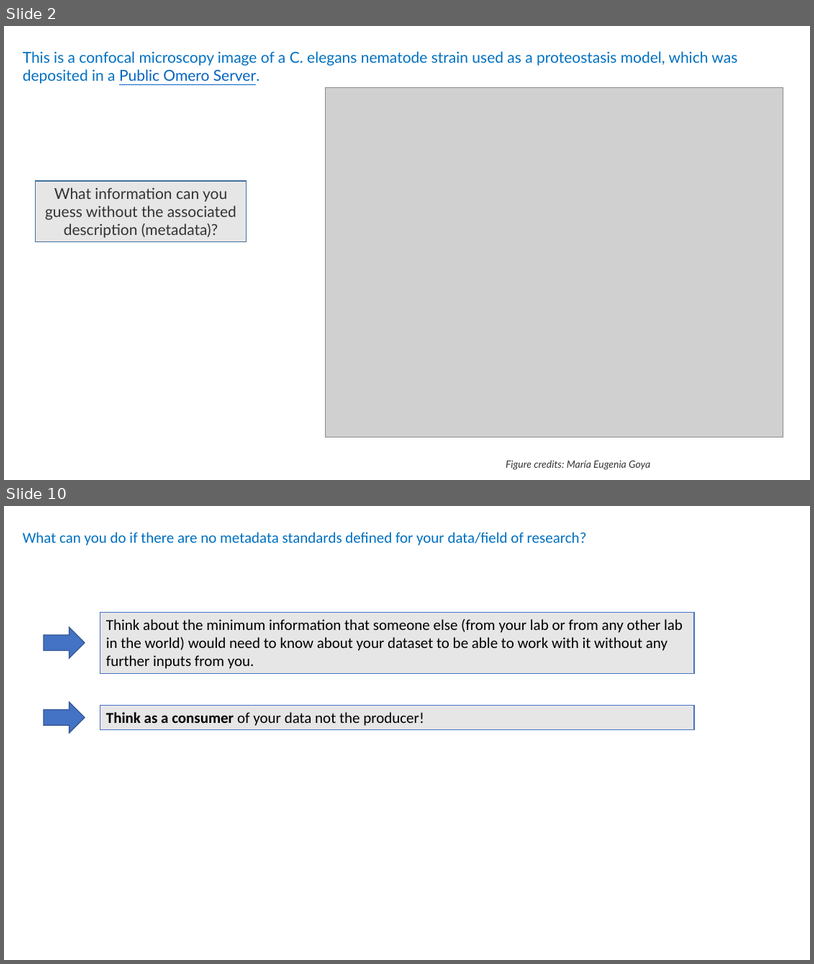
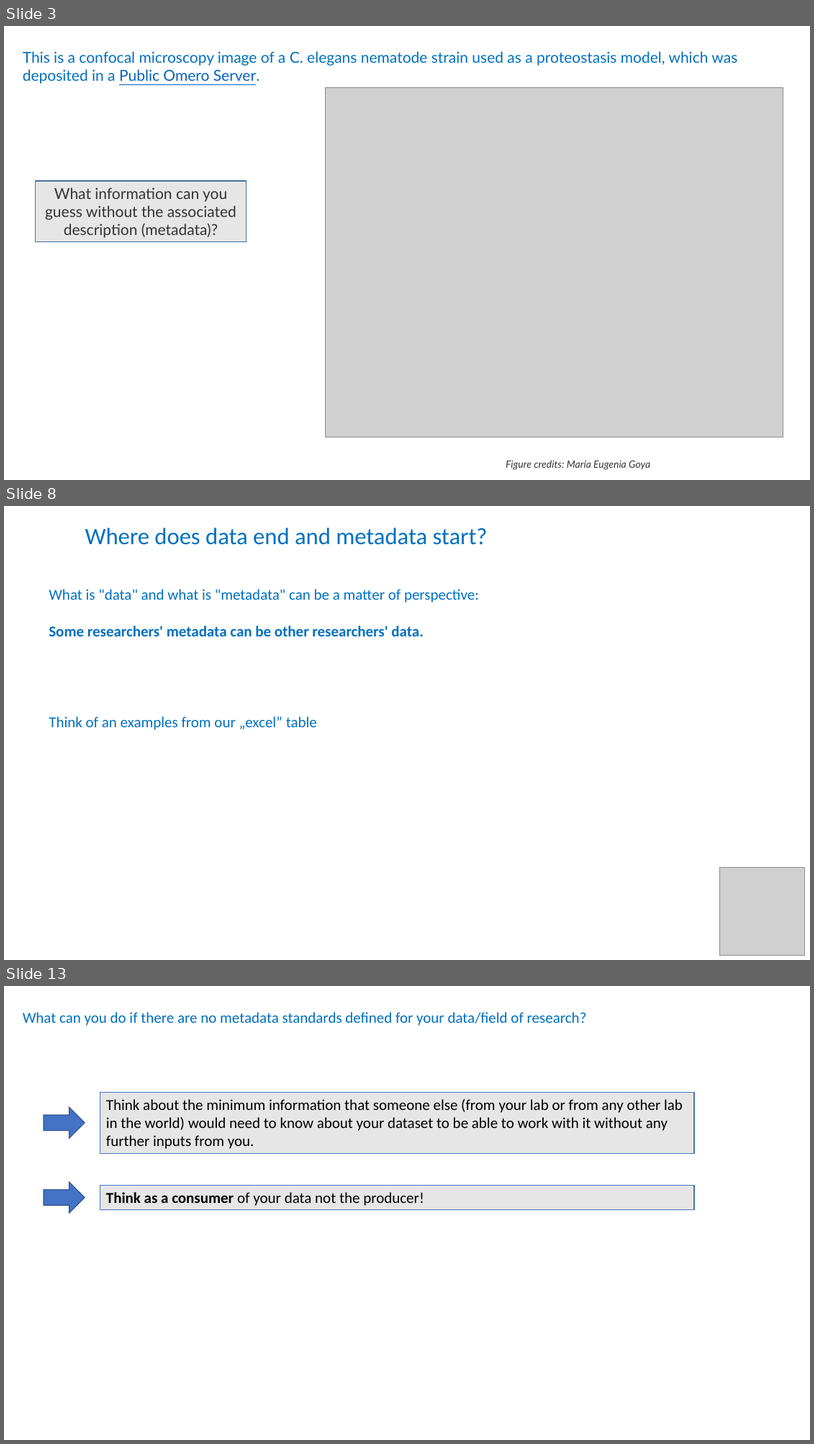
Before and after one commit to tobyhodges/solid-waddle, a slide deck: instructors/04-intro-to-metadata.pptx. Shown one above the other, each under a label of ours: slides 2 and 10 before the commit, slides 3, 8 and 13 after it; the slides between them are not shown. The pictures are 814x964 and 814x1444 pixels, drawn with LibreOffice and Linux fonts; fonts in the diff are those of the drawing; grey boxes stand for pictures. Boxes give left, top, right and bottom in pixels: in the first picture for what was removed or moved away, otherwise in the second. Text is boxed around its words. In the diff, an @@ line names an element or a change of style, - is before the commit and + after.

```diff
--- a/instructors/04-intro-to-metadata.pptx
+++ b/instructors/04-intro-to-metadata.pptx
@@ slide 8 added at (4,506,810,960), background #FFFFFF @@
@@ text added at (85,528,488,545), 28 pt, text #0070C0 @@
+Where does data end and metadata start?
@@ text added at (49,589,479,730), 18 pt, text #0070C0 @@
+What is "data" and what is "metadata" can be a matter of perspective:
+Some researchers' metadata can be other researchers' data.
+Think of an examples from our „excel” table
@@ picture added at (720,867,805,955) @@
@@ what was slide 2 is now slide 3 @@
@@ what was slide 10 is now slide 13 @@
```
Also in this commit, not shown: 2 slides changed, 5 other slides added, 3 slides removed, 2 other files.
